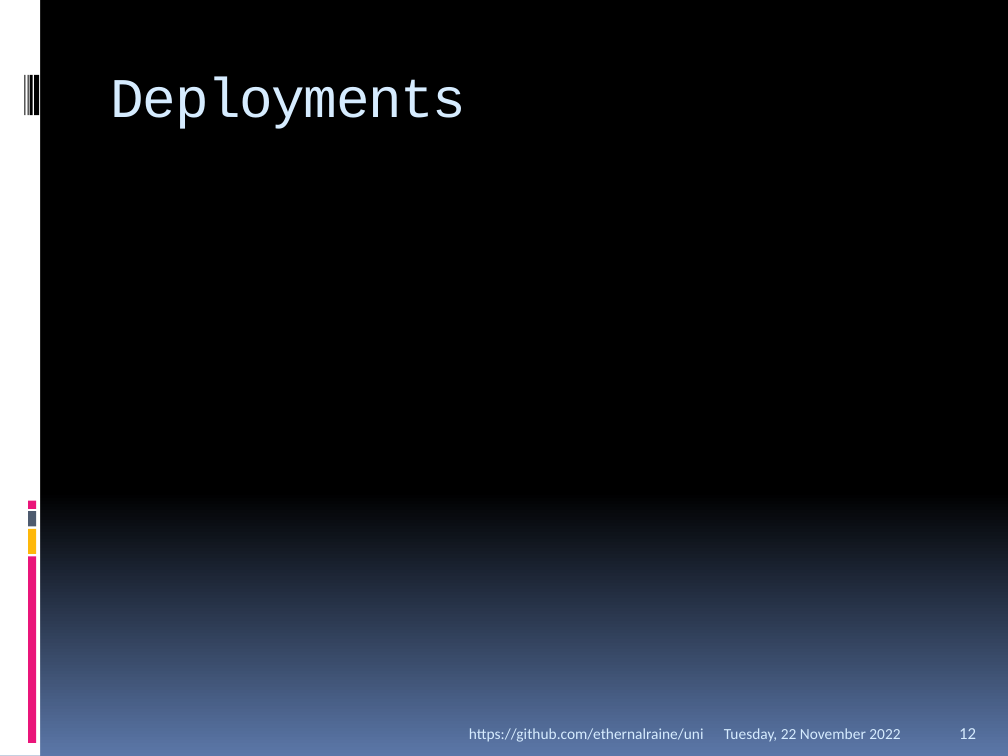
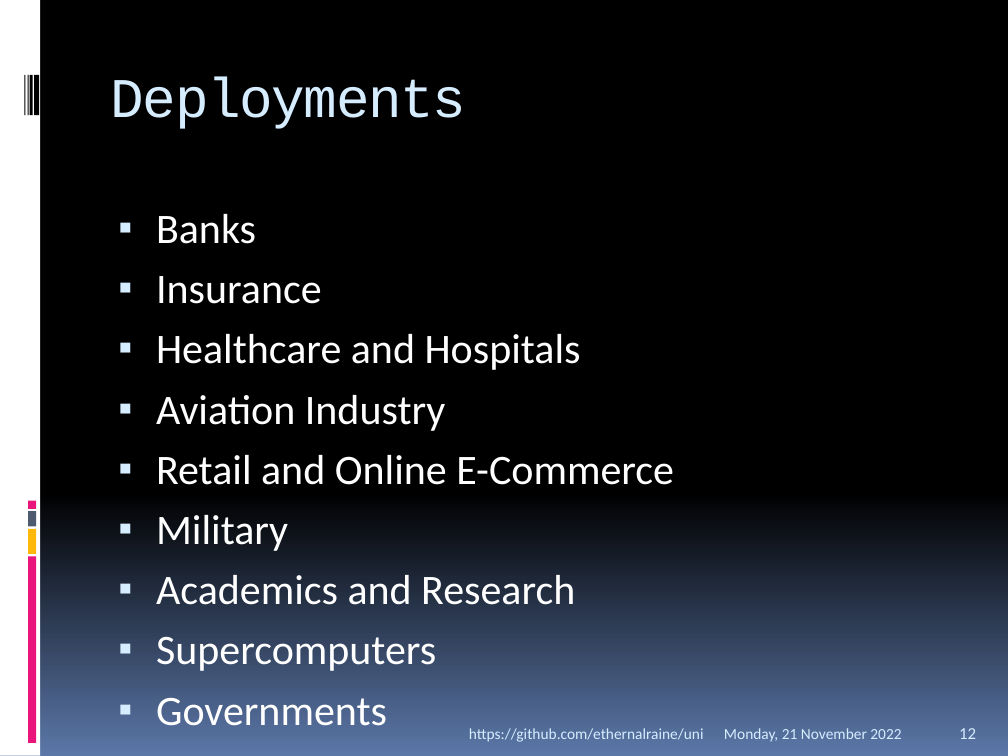
Before and after one commit to EthernalRaine/uni, a slide deck: slide 12 of presentations/IBM/Zero Downtime.pptx. Drawn at 1008x756 pixels with LibreOffice and Linux fonts; fonts in the diff are those of the drawing. Boxes give left, top, right and bottom in pixels: in the first picture for what was removed or moved away, otherwise in the second. Text is boxed around its words. In the diff, an @@ line names an element or a change of style, - is before the commit and + after.

Commit message:
updated ibm slides

```diff
--- a/presentations/IBM/Zero Downtime.pptx
+++ b/presentations/IBM/Zero Downtime.pptx
@@ text added at (156, 214, 674, 671), 30 pt, text #FFFFFF @@
+▪ Banks
+▪ Insurance
+▪ Healthcare and Hospitals
+▪ Aviation Industry
+▪ Retail and Online E-Commerce
+▪ Military
+▪ Academics and Research
+▪ Supercomputers
+▪ Governments
@@ text at (724, 728, 901, 742): text changed @@
-Tuesday, 22 November 2022
+Monday, 21 November 2022
```
Also in this commit, not shown: 14 other slides changed, 2 slides removed.
